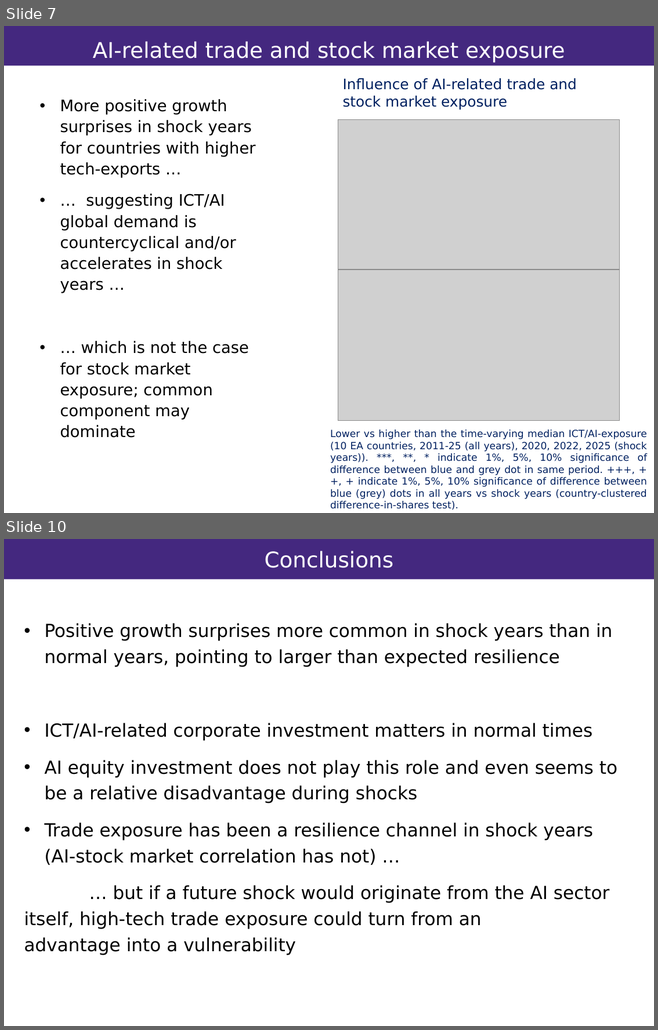
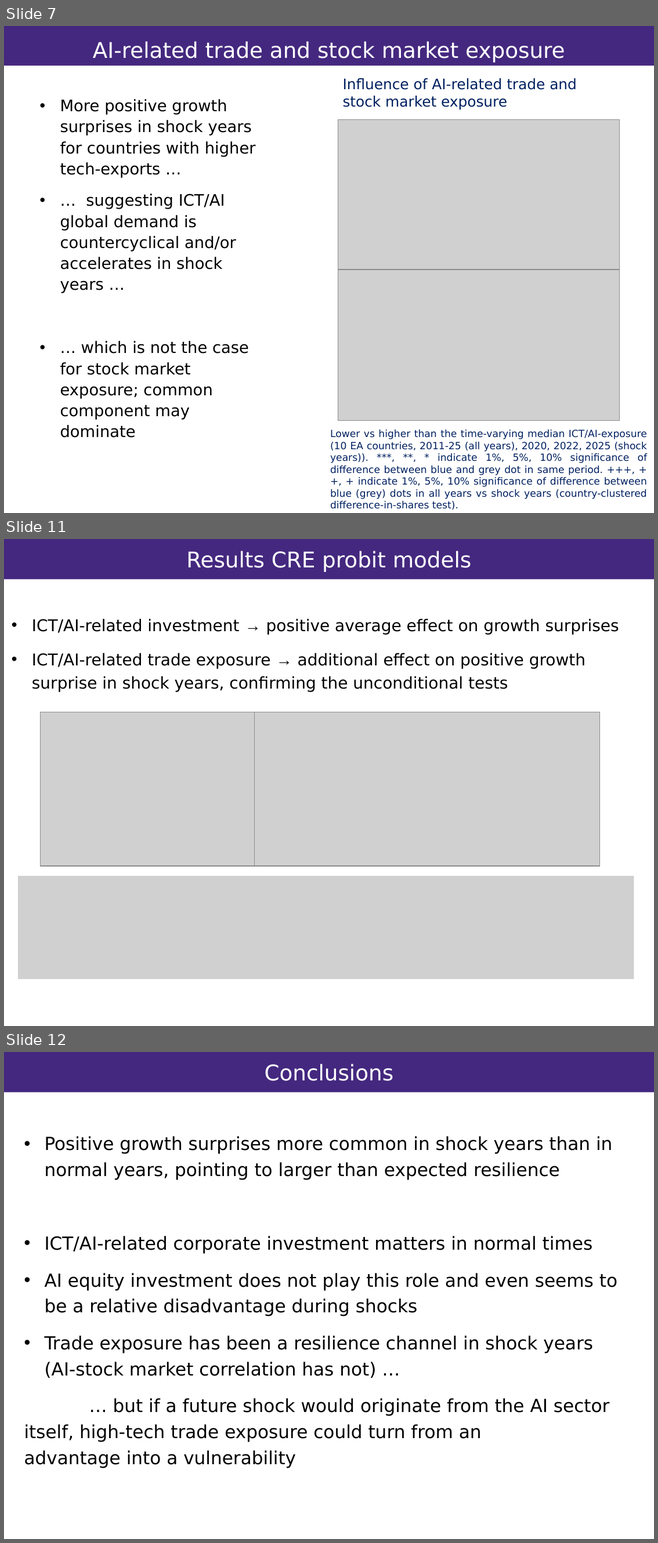
Before and after one commit to vandenEnd/scripts, a slide deck: Resilience.pptx. Shown one above the other, each under a label of ours: slides 7 and 10 before the commit, slides 7, 11 and 12 after it; the slides between them are not shown. The pictures are 658x1030 and 658x1543 pixels, drawn with LibreOffice and Linux fonts; fonts in the diff are those of the drawing; grey boxes stand for pictures; background and template pictures are left out. Boxes give left, top, right and bottom in pixels: in the first picture for what was removed or moved away, otherwise in the second. Text is boxed around its words. In the diff, an @@ line names an element or a change of style, - is before the commit and + after.

```diff
--- a/Resilience.pptx
+++ b/Resilience.pptx
@@ slide 11 added at [4,539,654,1026], background #FFFFFF @@
@@ title added at [4,539,654,579], fill #44287F, 24 pt, text #FFFFFF @@
+Results CRE probit models
@@ text added at [32,618,619,692], 18 pt, text #000000 @@
+• ICT/AI-related investment → positive average effect on growth surprises
+• ICT/AI-related trade exposure → additional effect on positive growth surprise in shock years, confirming the unconditional tests
@@ picture added at [41,712,259,866] @@
@@ picture added at [255,712,600,866] @@
@@ picture added at [18,876,634,979] @@
@@ what was slide 10 is now slide 12 @@
```
Also in this commit, not shown: 4 slides changed, 1 other slide added.
